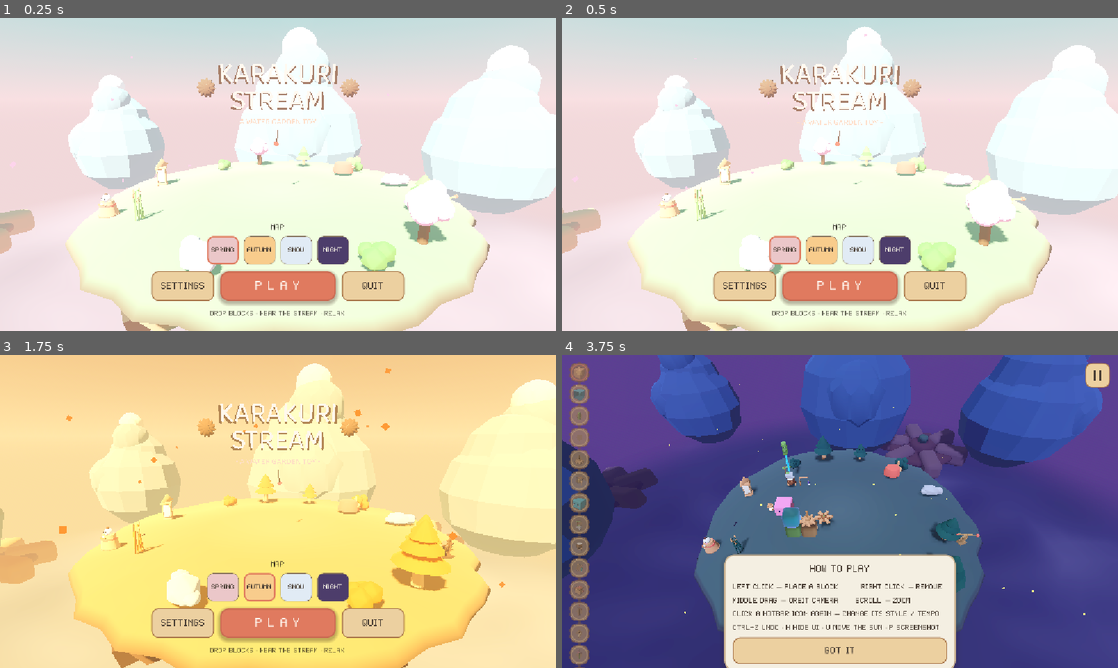
Above: before the commit, frames 1-4 (two rows, left to right).
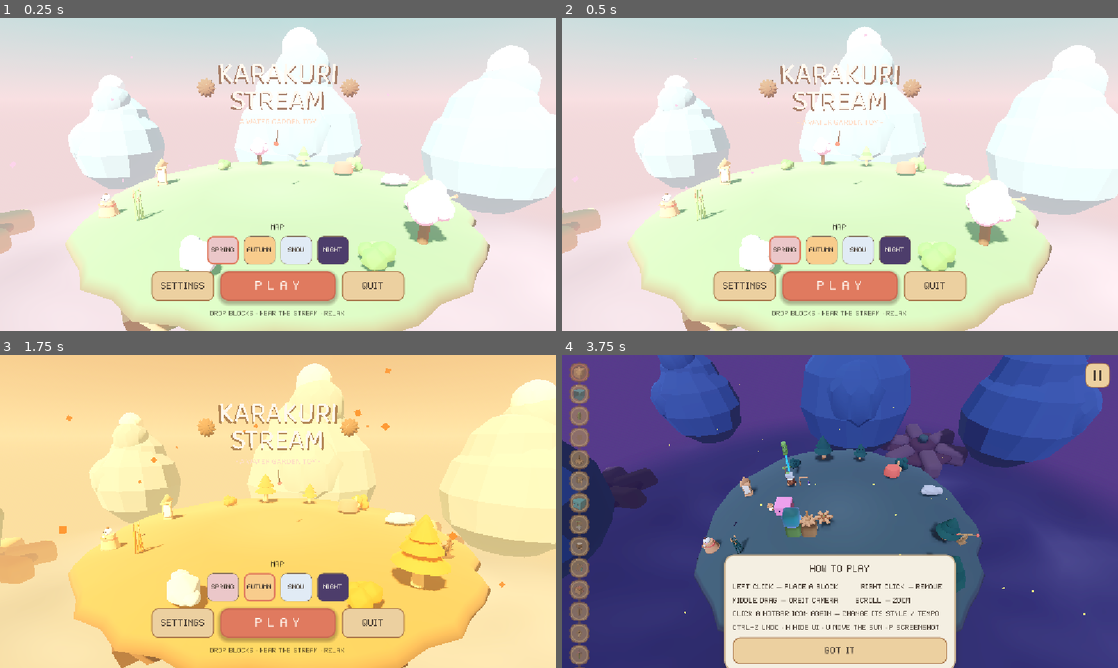
Above: after the commit, the same moments.

Repository: Saudadeeee/Karakuri-stream
Game: Godot game, scene res://scenes/main_menu.tscn
The game is run twice, just before and just after one commit, with the same random seed, the same clock (stepped at 60 frames per second) and the same inputs.
Inputs:
- Up to frame 1 (0.25 s): no input
- Up to frame 2 (0.5 s): no input
- Up to frame 3 (1.75 s): click "Spring" at 0.5 s; click "Autumn" at 1.25 s
- Up to frame 4 (3.75 s): click "Snow" at 2 s; click "Night" at 2.75 s; click "P L A Y" at 3.5 s

The runs differ from the first frame. In frame 1, 3.5% of the frame differs, in the area x 22-84%, y 67-98%; in frame 2, 3.5%; in frame 3, less than 0.1%; in frame 4, less than 0.1%.

Commit message:
feat: a generative composer instead of sprinkled notes, and the island stops overexposing
Music: one shared pentatonic collection {C D E G A}; a slow harmonic clock
wanders between its five modal rotations (colour changes, the pitch set
never moves, so player chimes stay consonant through every chapter), melody
walks stepwise in 2-5-note phrases with call-and-response, and a minutes-long
sine breathes the density. Verified: 89% stepwise, every pitch in-scale.

Look: glow reined in to true highlights (0.24 @ threshold 1.25), island
albedo deepened so a top-down full-sun view still reads green, and the wood
grain went from isotropic blotches (soil) to long streaks along the timber
with a higher shadow floor — it finally reads as sanded wood, not dirt.

Diff:
--- a/scenes/main.tscn
+++ b/scenes/main.tscn
@@ -25,15 +25,16 @@
 ambient_light_energy = 0.45
 tonemap_mode = 2
 glow_enabled = true
-glow_intensity = 0.4
-glow_bloom = 0.15
+glow_intensity = 0.24
+glow_hdr_threshold = 1.25
+glow_bloom = 0.08
 fog_enabled = true
 fog_light_color = Color(0.9, 0.82, 0.85, 1)
 fog_sun_scatter = 0.1
 fog_density = 0.006
 fog_sky_affect = 0.0
 adjustment_enabled = true
-adjustment_brightness = 1.02
+adjustment_brightness = 1.0
 adjustment_contrast = 1.09
 adjustment_saturation = 1.2
 
--- a/scripts/autoload/ambient_music.gd
+++ b/scripts/autoload/ambient_music.gd
@@ -1,26 +1,73 @@
 extends Node
 
-## Ambient soundscape director on the Music bus. Three layers, all feeding the
-## Master reverb for the floating-island wash:
-##  1. a soft looping CHILL MUSIC bed (a real relaxing track, low in the mix);
+## Ambient soundscape director on the Music bus — a small generative COMPOSER,
+## not a random-note sprinkler. Four layers, all feeding the Master reverb:
+##  1. a soft looping CHILL pad bed (real recording, far under everything);
 ##  2. a very quiet RAIN layer for cosy texture;
-##  3. generative pentatonic chime notes sprinkled on top at slow, irregular
-##     gaps — consonant and non-repeating, so the melody never loops audibly.
+##  3. a slow HARMONIC CLOCK: a low drone that wanders between tonal centres;
+##  4. a phrase-based melody engine on top.
+##
+## The music theory, and why it can never go sour:
+##
+##  - Everything — drone, melody, and every instrument the player strikes —
+##    draws from ONE shared pentatonic collection {C D E G A}. The five
+##    ROTATIONS of that collection are five different modes (C major-ish,
+##    A minor-ish, D dorian-ish, ...) built from the SAME pitches. So the
+##    harmonic clock changes the tonal centre — the light changes from major
+##    to minor and back — while the pitch set never moves, which means the
+##    player's chimes stay consonant through every chapter. Colour without
+##    clash risk.
+##  - Melody is a RANDOM WALK with stepwise bias (±1 scale step preferred,
+##    occasional small leaps). Uniform random picks sound like wind chimes in
+##    a storm; stepwise motion with rare leaps is what human melody does.
+##  - Notes come in PHRASES of 2-5 with breathing rests between, and a phrase
+##    sometimes ANSWERS the previous one — the same contour shifted one scale
+##    step (call and response). Structure the ear can follow, yet it never
+##    literally loops.
+##  - A minutes-long DENSITY swell (slow sine on the rest length) makes the
+##    whole thing ebb and flow instead of ticking like a clock.
 
-const MIN_GAP: float = 2.2
-const MAX_GAP: float = 5.5
-
-# CC0 (public domain, OpenGameArt). Only the still ambient PAD is used as the
-# bed — the synth/percussion track proved too lively and fought the water,
-# knocks and chimes that ARE the game. The bed sits far below them.
 const CHILL_BEDS: Array[AudioStream] = [
 	preload("res://assets/sounds/chill_ambient.ogg"),
 ]
 const RAIN_LAYER: AudioStream = preload("res://assets/sounds/rain_loop.ogg")
+const CHIME: AudioStream = preload("res://assets/sounds/517660__samuelgremaud__chimes-5.wav")
+const TINE: AudioStream = preload("res://assets/sounds/music_box_tine.ogg")
 
-var _timer: float = 0.0
-var _next_gap: float = 1.5   # first note comes in soon after start
+## Pentatonic degree ratios within one octave (C D E G A).
+const P: Array[float] = [1.0, 1.1225, 1.2599, 1.4983, 1.6818]
+## Tonal centres ordered so NEIGHBOURS are gentle moves (relative/fifth-ish):
+## C -> Am is the classic major->relative-minor sigh; A -> E and G -> D are
+## fifth-flavoured. The harmonic clock only steps to an adjacent entry.
+const ROOT_CIRCLE: Array[int] = [0, 4, 2, 3, 1]   # degrees: C A E G D
+
+## Melody walk: step distribution, heavily favouring neighbours.
+const STEPS: Array[int] = [-2, -1, -1, -1, 1, 1, 1, 2]
+const DEGREE_SPAN: int = 10          # two octaves of pentatonic degrees
+const CHAPTER_MIN: float = 24.0      # seconds between tonal-centre moves
+const CHAPTER_MAX: float = 44.0
+const PHRASE_REST_MIN: float = 2.6
+const PHRASE_REST_MAX: float = 6.5
+const NOTE_GAP_MIN: float = 0.4
+const NOTE_GAP_MAX: float = 1.05
+const DENSITY_PERIOD: float = 173.0  # slow breath over ~3 minutes
+const ANSWER_CHANCE: float = 0.35    # phrase echoes the previous, shifted
+const ECHO_CHANCE: float = 0.2      # single note repeats softly after a beat
+
 var _rain: AudioStreamPlayer
+
+# Harmonic clock state
+var _circle_pos: int = 0             # index into ROOT_CIRCLE
+var _chapter_timer: float = 0.0
+var _chapter_len: float = 8.0        # first chapter turns over quickly
+
+# Melody state
+var _degree: int = 4                 # where the walk currently stands
+var _phrase: Array[int] = []         # degrees still to play in this phrase
+var _prev_phrase: Array[int] = []    # for call-and-response
+var _note_timer: float = 0.0
+var _next_note_in: float = 3.0
+var _clock: float = 0.0              # for the density breath
 
 ## Rain sits differently in each map's soundscape: cosy and present in autumn,
 ## a whisper in spring/night, muted under snow (snow "absorbs" the world).
@@ -53,8 +100,89 @@
 	return player
 
 func _process(delta: float) -> void:
-	_timer += delta
-	if _timer >= _next_gap:
-		_timer = 0.0
-		_next_gap = randf_range(MIN_GAP, MAX_GAP)
-		AudioManager.play_ambient_note()
+	_clock += delta
+
+	# -- harmonic clock: wander to an adjacent tonal centre, announce it with
+	# a low drone (root two octaves down, sometimes joined by a soft partner
+	# a fifth-ish above — 3 scale steps in pentatonic land).
+	_chapter_timer += delta
+	if _chapter_timer >= _chapter_len:
+		_chapter_timer = 0.0
+		_chapter_len = randf_range(CHAPTER_MIN, CHAPTER_MAX)
+		_circle_pos = wrapi(_circle_pos + (1 if randf() < 0.5 else -1), 0, ROOT_CIRCLE.size())
+		var root: int = ROOT_CIRCLE[_circle_pos]
+		_spawn_note(CHIME, P[root] * 0.25, randf_range(-16.0, -13.0))
+		if randf() < 0.6:
+			_spawn_note(CHIME, _degree_pitch(root + 3) * 0.25, -19.0)
+
+	# -- melody engine
+	_note_timer += delta
+	if _note_timer < _next_note_in:
+		return
+	_note_timer = 0.0
+
+	if _phrase.is_empty():
+		_phrase = _plan_phrase()
+		# The rest BEFORE a phrase carries the breathing: a minutes-long sine
+		# swells the music denser and thinner.
+		var breath: float = 1.0 + 0.5 * sin(TAU * _clock / DENSITY_PERIOD)
+		_next_note_in = randf_range(PHRASE_REST_MIN, PHRASE_REST_MAX) * breath
+		return
+
+	var degree: int = _phrase.pop_front()
+	_degree = degree
+	# First note of a phrase speaks; the rest trail quieter (natural taper).
+	var lead: bool = _phrase.size() >= 1
+	var vol: float = randf_range(-11.0, -8.0) if lead else randf_range(-15.0, -12.0)
+	# Timbre: music-box tine carries the line; a phrase-leading note sometimes
+	# rings brighter as real chimes.
+	var bright: bool = lead and randf() < 0.35
+	var pitch: float = _degree_pitch(degree) * (1.0 if bright else 0.5)
+	_spawn_note(CHIME if bright else TINE, pitch, vol)
+	if randf() < ECHO_CHANCE:
+		get_tree().create_timer(0.34).timeout.connect(
+			_spawn_note.bind(TINE, pitch, vol - 7.0))
+	_next_note_in = randf_range(NOTE_GAP_MIN, NOTE_GAP_MAX)
+
+## Compose the next phrase: either an ANSWER to the previous one (same contour
+## shifted a scale step — call and response) or a fresh walk that opens on a
+## chord tone of the current centre (root, or its third two steps up).
+func _plan_phrase() -> Array[int]:
+	var out: Array[int] = []
+	if not _prev_phrase.is_empty() and randf() < ANSWER_CHANCE:
+		var shift: int = 1 if randf() < 0.5 else -1
+		for d in _prev_phrase:
+			out.append(clampi(d + shift, 0, DEGREE_SPAN - 1))
+	else:
+		var root: int = ROOT_CIRCLE[_circle_pos]
+		var start: int = root + (0 if randf() < 0.6 else 2)
+		# Choose the octave nearest the walk's current position, so phrases
+		# connect instead of teleporting.
+		if absi(start + 5 - _degree) < absi(start - _degree):
+			start += 5
+		var d: int = clampi(start, 0, DEGREE_SPAN - 1)
+		out.append(d)
+		for i in randi_range(1, 4):
+			# Mostly stepwise; a rare leap resets toward the root's octave.
+			if randf() < 0.15:
+				d = clampi(root + (5 if d < 5 else 0), 0, DEGREE_SPAN - 1)
+			else:
+				d = clampi(d + STEPS.pick_random(), 0, DEGREE_SPAN - 1)
+			out.append(d)
+	_prev_phrase = out.duplicate()
+	return out
+
+## Degree index (0..9, two octaves) -> pitch ratio.
+func _degree_pitch(degree: int) -> float:
+	var d: int = clampi(degree, 0, DEGREE_SPAN - 1)
+	return P[d % 5] * (2.0 if d >= 5 else 1.0)
+
+func _spawn_note(stream: AudioStream, pitch: float, vol: float) -> void:
+	var player := AudioStreamPlayer.new()
+	player.bus = "Music"
+	player.stream = stream
+	player.pitch_scale = pitch * randf_range(0.995, 1.005)
+	player.volume_db = vol
+	add_child(player)
+	player.finished.connect(player.queue_free)
+	player.play()
--- a/scripts/data/map_themes.gd
+++ b/scripts/data/map_themes.gd
@@ -20,7 +20,10 @@
 		"sky_top": Color(0.42, 0.72, 0.71), "sky_horizon": Color(0.92, 0.78, 0.79),
 		"fog_color": Color(0.9, 0.82, 0.85), "fog_density": 0.006,
 		"sun_color": Color(1.0, 0.98, 0.92), "sun_energy": 0.9, "ambient_energy": 0.45,
-		"island_top": Color(0.55, 0.58, 0.44), "island_base": Color(0.4, 0.3, 0.22),
+		# Deep enough that a full-sun top-down view still reads GREEN — the old
+		# (0.55, 0.58, 0.44) went cream-white under sun 0.9 + ambient 0.45 +
+		# filmic, and the whole island looked overexposed from high angles.
+		"island_top": Color(0.45, 0.52, 0.35), "island_base": Color(0.4, 0.3, 0.22),
 		"mountain_tint": Color(1, 1, 1),
 		"foliage": Color(),  # keep authored greens
 		"feature": "sakura",
@@ -34,7 +37,7 @@
 		"sky_top": Color(0.78, 0.55, 0.38), "sky_horizon": Color(0.97, 0.80, 0.55),
 		"fog_color": Color(0.95, 0.80, 0.60), "fog_density": 0.008,
 		"sun_color": Color(1.0, 0.85, 0.65), "sun_energy": 1.0, "ambient_energy": 0.4,
-		"island_top": Color(0.62, 0.50, 0.30), "island_base": Color(0.38, 0.26, 0.18),
+		"island_top": Color(0.54, 0.42, 0.24), "island_base": Color(0.38, 0.26, 0.18),
 		"mountain_tint": Color(1.0, 0.88, 0.76),
 		"foliage": Color(0.85, 0.45, 0.18),  # maple orange
 		"feature": "maple",
--- a/shaders/wood.gdshader
+++ b/shaders/wood.gdshader
@@ -45,34 +45,38 @@
 }
 
 void fragment() {
-	// SOFT low-contrast blotches only — NO sine "ring" banding. The old
-	// world-Y sine rings drew hard dark zig-zag bands across the faces that
-	// read as carved grooves / hollow folds, making a solid block look
-	// see-through. artstyle.md wants flat matte clay, so keep the grain barely
-	// there: a gentle 3D-noise tint, nothing structured.
-	vec3 gp = v_world_pos * grain_scale * 0.5;
-	float n = value_noise(gp.xz + gp.y) * 0.6 + value_noise(gp.zy * 1.9) * 0.4;
-	float grain = smoothstep(0.35, 0.75, n);
+	// DIRECTIONAL grain — long soft streaks running along the timber, not
+	// isotropic blotches. Isotropic noise patches are exactly what soil looks
+	// like, and that is what this block kept being mistaken for. Real wood
+	// reads as wood through anisotropy: stretch the noise hard along world X
+	// on horizontal faces and along world Y (standing timber) on vertical
+	// ones, blended by the normal so the projection never smears.
+	float side = clamp(abs(v_world_normal.y), 0.0, 1.0); // 1 = top/bottom face
+	vec2 top_uv = vec2(v_world_pos.x * 0.9, v_world_pos.z * 5.0) * grain_scale * 0.5;
+	vec2 side_uv = vec2((v_world_pos.x + v_world_pos.z) * 0.9, v_world_pos.y * 5.0) * grain_scale * 0.5;
+	float n_top = value_noise(top_uv) * 0.7 + value_noise(top_uv * 2.3) * 0.3;
+	float n_side = value_noise(side_uv) * 0.7 + value_noise(side_uv * 2.3) * 0.3;
+	float n = mix(n_side, n_top, side);
+	float grain = smoothstep(0.3, 0.8, n);
 
 	vec3 albedo = mix(base_color, grain_color, grain * grain_strength);
 
 	// Baked directional shade from a fixed "sun" — differentiates EVERY face by
-	// orientation (top bright, sun-side bright, shadow-side dark, underside
-	// darkest). This is the cue that makes a smooth matte block read as a SOLID
-	// convex shape from any camera angle instead of a hollow/see-through one
-	// (a flat-lit rounded blob is otherwise convex/concave ambiguous — the
-	// hollow-face illusion the user kept seeing). Baked so it never depends on
-	// scene lighting lining up.
+	// orientation so a smooth matte block reads as a SOLID convex shape from
+	// any angle (anti hollow-face illusion). The shadow floor is kept HIGH:
+	// multiplying warm sand down past ~0.7 lands in mud territory, which was
+	// the other half of the "looks like dirt" report.
 	const vec3 SUN = normalize(vec3(0.35, 0.82, 0.45));
 	float lambert = dot(v_world_normal, SUN) * 0.5 + 0.5;
-	albedo *= mix(1.0 - top_shade, 1.0 + top_shade * 0.35, lambert);
+	albedo *= mix(1.0 - top_shade * 0.7, 1.0 + top_shade * 0.4, lambert);
 
 	// Rim light: fresnel toward the silhouette, lightened for a soft edge.
 	float fresnel = pow(1.0 - clamp(dot(normalize(NORMAL), normalize(VIEW)), 0.0, 1.0), rim_power);
 	albedo = mix(albedo, rim_color, fresnel * rim_strength);
 
-	// Baked vertex AO from the isosurface builder (crevices darken).
-	ALBEDO = albedo * mix(0.55, 1.0, COLOR.r);
+	// Baked vertex AO from the isosurface builder — crevices darken, but only
+	// toward warm shadow, never toward mud.
+	ALBEDO = albedo * mix(0.7, 1.0, COLOR.r);
 	ROUGHNESS = 0.85;
 	SPECULAR = 0.15;
 }
